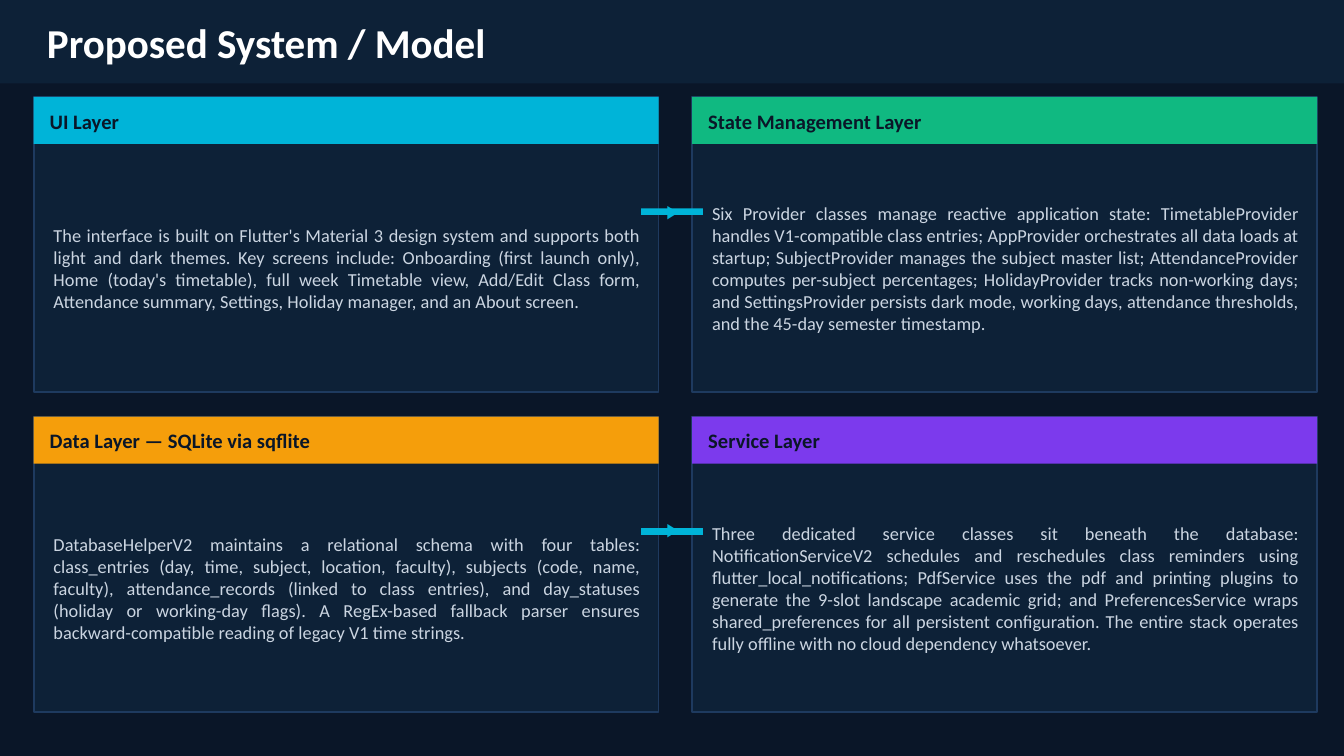
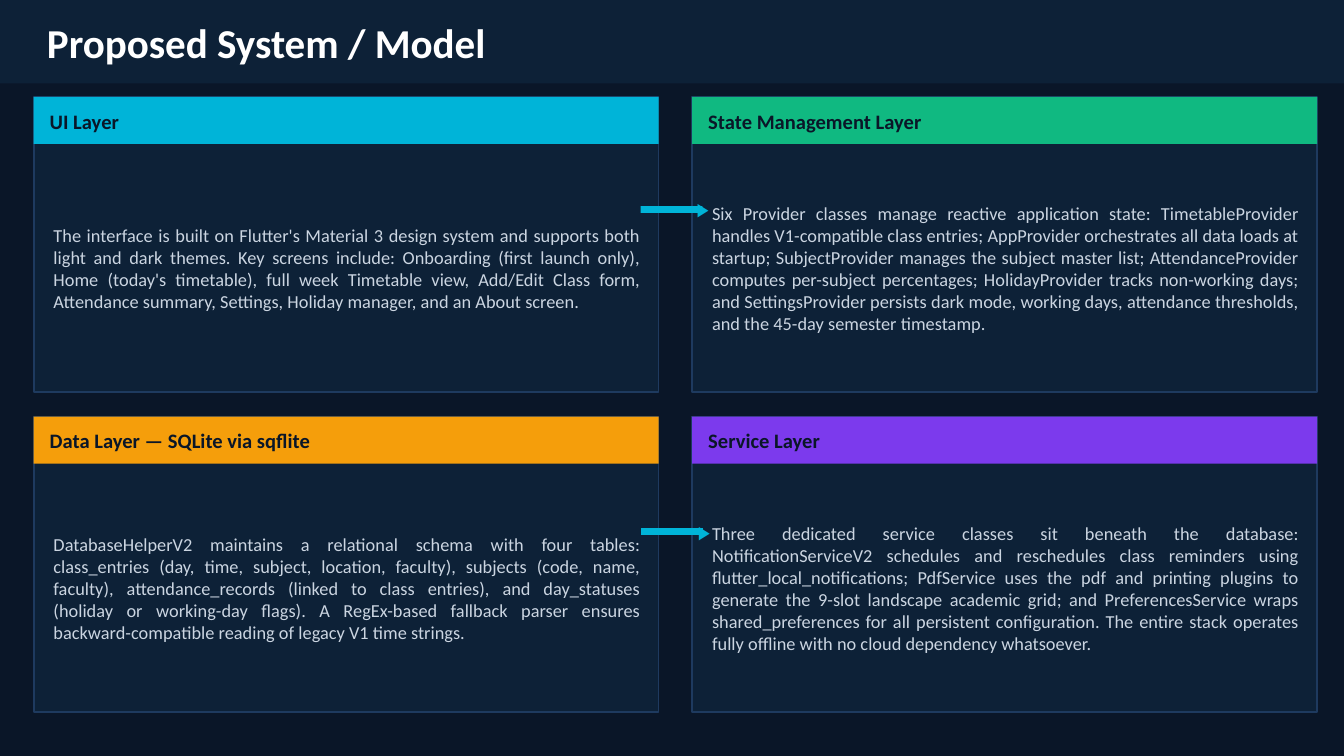
Before and after one commit to Kamalesh-Suresh-Kumar/VI-Mobile-Application-Development-Laboratory, a slide deck: slide 6 of miniproject_timetable_manager/Report and PPT/SchedIQ_Presentation.pptx. Drawn at 1344x756 pixels with LibreOffice and Linux fonts; fonts in the diff are those of the drawing. Boxes give left, top, right and bottom in pixels: in the first picture for what was removed or moved away, otherwise in the second. Text is boxed around its words. In the diff, an @@ line names an element or a change of style, - is before the commit and + after.

```diff
--- a/miniproject_timetable_manager/Report and PPT/SchedIQ_Presentation.pptx
+++ b/miniproject_timetable_manager/Report and PPT/SchedIQ_Presentation.pptx
@@ text "▶": place and size @@
-text "▶" at [636, 192, 710, 230]
+text "▶" at [665, 191, 739, 228]
@@ text "▶": place and size @@
-text "▶" at [636, 511, 710, 548]
+text "▶" at [667, 513, 741, 551]
```
Also in this commit, not shown: 1 other slide changed, 1 other file.
